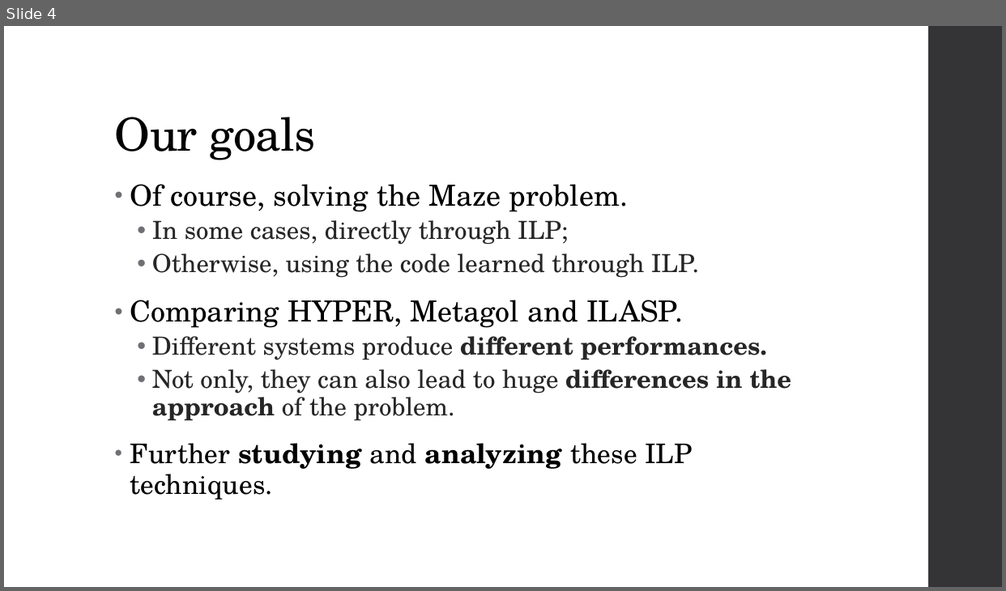
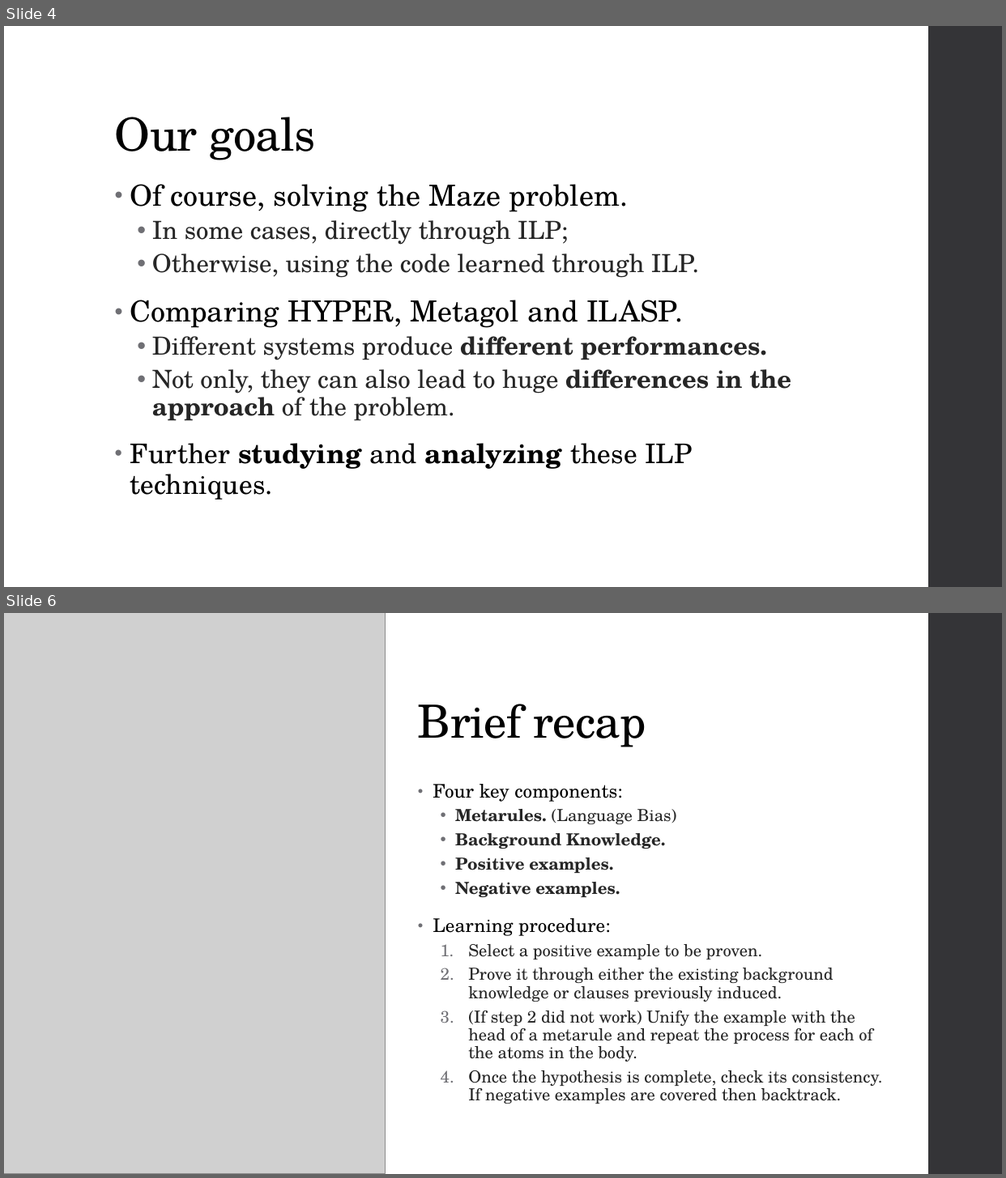
Before and after one commit to Alex-Dell1/ATAI_Maze_Project, a slide deck: ATAI_Presentation.pptx. Shown one above the other, each under a label of ours: slide 4 before the commit, slides 4 and 6 after it; the slides between them are not shown. The pictures are 1006x591 and 1006x1178 pixels, drawn with LibreOffice and Linux fonts; fonts in the diff are those of the drawing; grey boxes stand for pictures. Boxes give left, top, right and bottom in pixels: in the first picture for what was removed or moved away, otherwise in the second. Text is boxed around its words. In the diff, an @@ line names an element or a change of style, - is before the commit and + after.

```diff
--- a/ATAI_Presentation.pptx
+++ b/ATAI_Presentation.pptx
@@ slide 6 added at bbox=[4, 613, 1002, 1174], background #FFFFFF; not listed: 1 template element that a slide beside it also shows @@
@@ picture added at bbox=[4, 613, 385, 1174] @@
@@ title added at bbox=[418, 704, 647, 747], 44 pt, text #000000 @@
+Brief recap
@@ text added at bbox=[432, 784, 883, 1104], 16 pt, text #262626 @@
+• Four key components:
+  • Metarules. (Language Bias)
+  • Background Knowledge.
+  • Positive examples.
+  • Negative examples.
+• Learning procedure:
+  1. Select a positive example to be proven.
+  2. Prove it through either the existing background knowledge or clauses previously induced.
+  3. (If step 2 did not work) Unify the example with the head of a metarule and repeat the process for each of the atoms in the body.
+  4. Once the hypothesis is complete, check its consistency. If negative examples are covered then backtrack.
```
Also in this commit, not shown: 6 other slides added.
